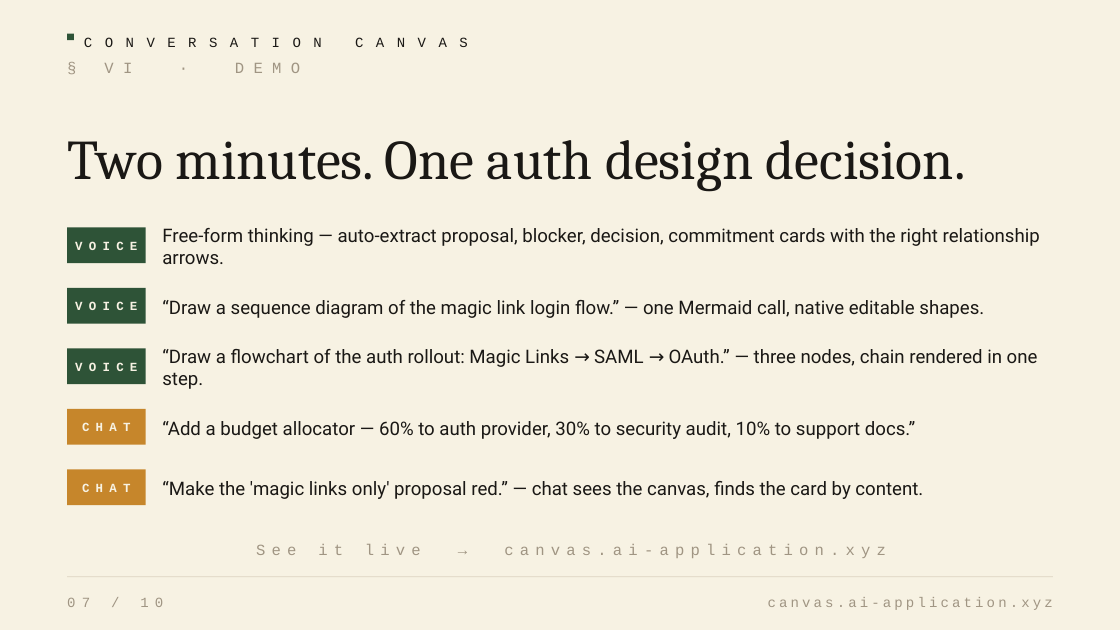
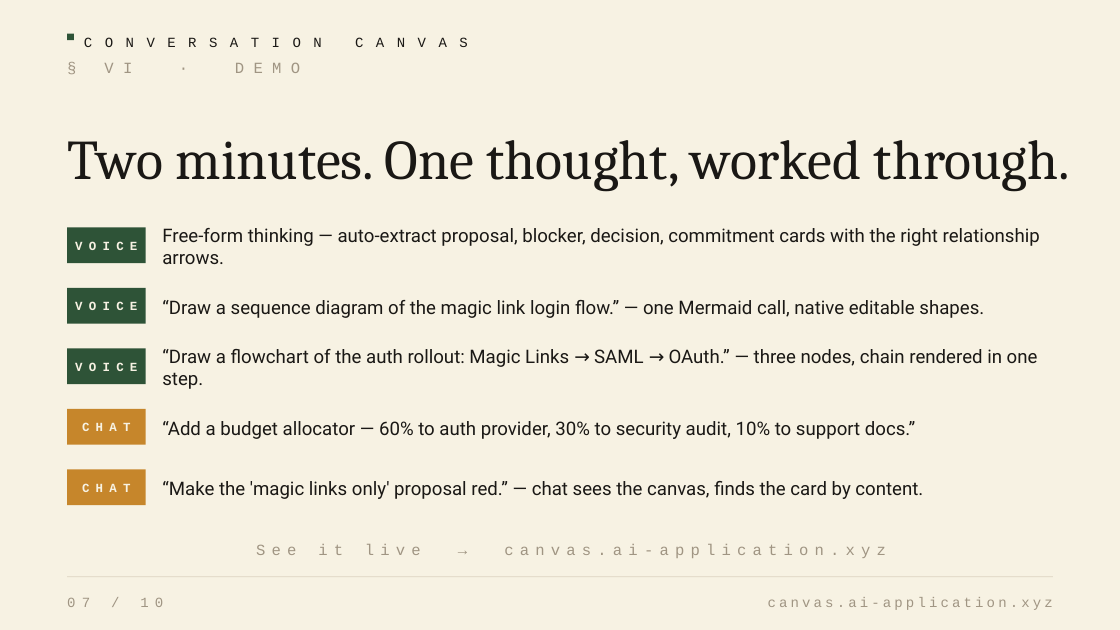
Before and after one commit to aravindsriraj/conversation-canvas, a slide deck: slide 7 of public/pitch-deck.pptx. Drawn at 1120x630 pixels with LibreOffice and Linux fonts; fonts in the diff are those of the drawing. Boxes give left, top, right and bottom in pixels: in the first picture for what was removed or moved away, otherwise in the second. Text is boxed around its words. In the diff, an @@ line names an element or a change of style, - is before the commit and + after.

```diff
--- a/public/pitch-deck.pptx
+++ b/public/pitch-deck.pptx
@@ text at <box>67,140,1070,191</box>: text changed @@
-Two minutes. One auth design decision.
+Two minutes. One thought, worked through.
```
Also in this commit, not shown: 4 other slides changed.
